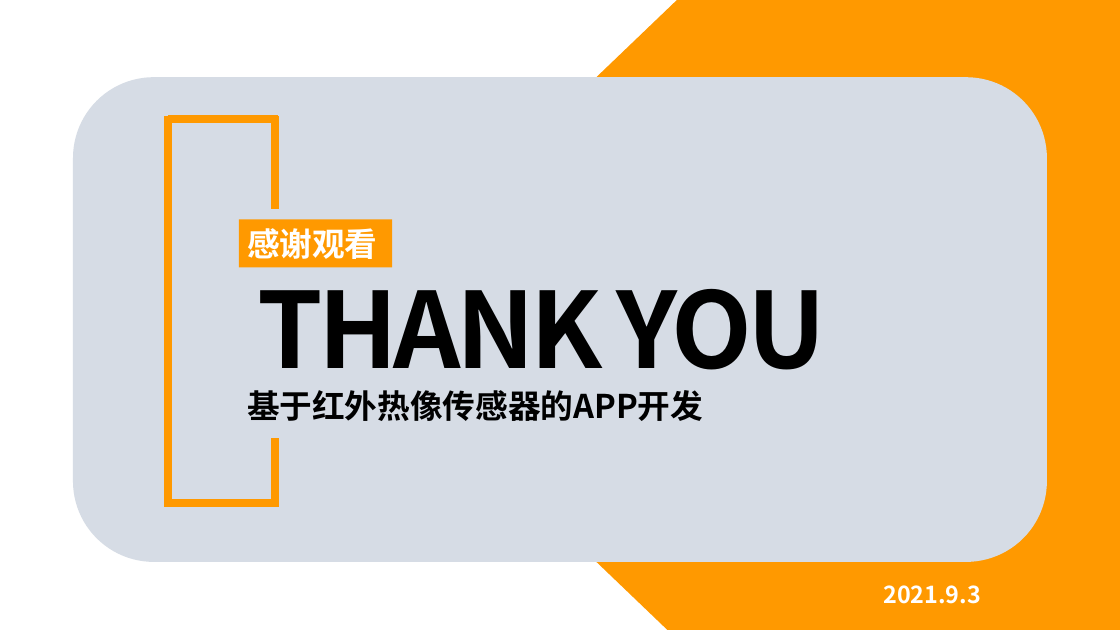
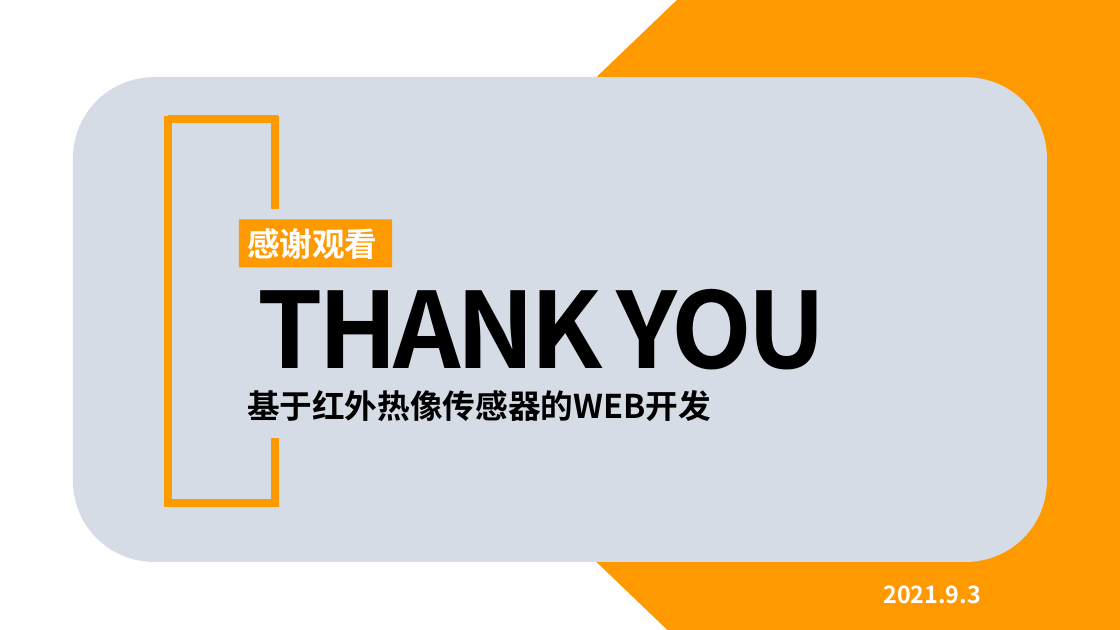
Before and after one commit to Caffrey-Liu/3, a slide deck: slide 13 of 程序设计综合实践9.3.pptx. Drawn at 1120x630 pixels with LibreOffice and Linux fonts; fonts in the diff are those of the drawing. Boxes give left, top, right and bottom in pixels: in the first picture for what was removed or moved away, otherwise in the second. Text is boxed around its words. In the diff, an @@ line names an element or a change of style, - is before the commit and + after.

```diff
--- a/程序设计综合实践9.3.pptx
+++ b/程序设计综合实践9.3.pptx
@@ text at (247,390,711,421): text changed @@
-基于红外热像传感器的APP开发
+基于红外热像传感器的WEB开发
```
Also in this commit, not shown: 2 other slides changed, 36 other files.
